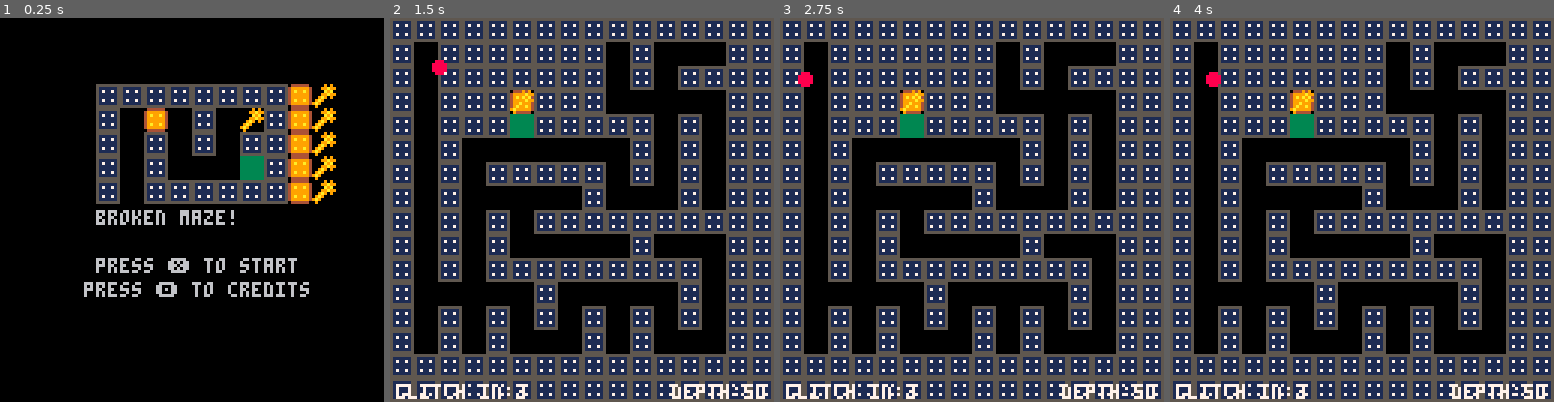
Above: before the commit, frames 1-4 (left to right).
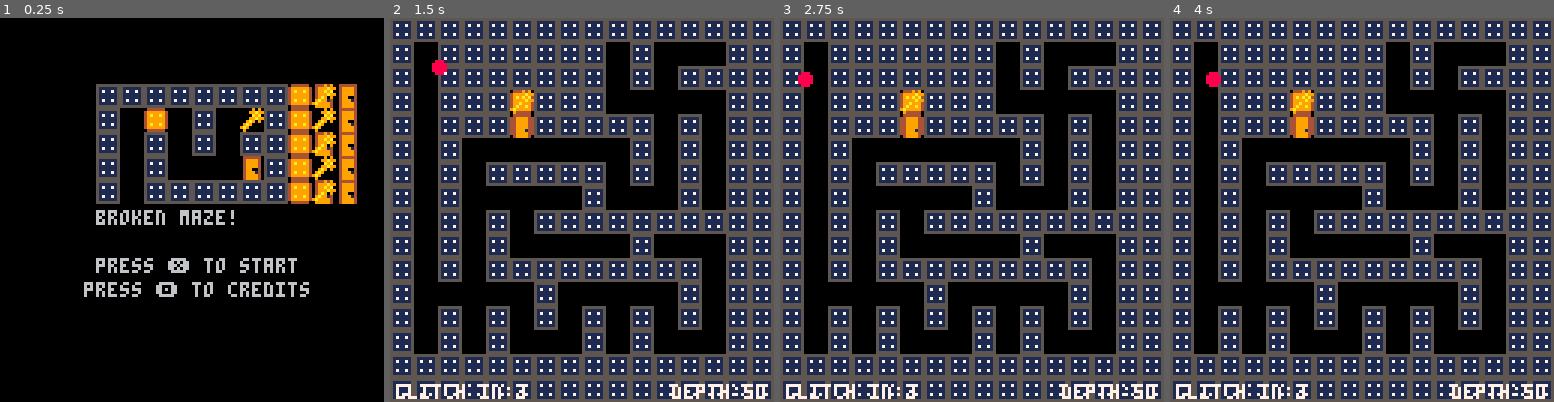
Above: after the commit, the same moments.

Repository: getJv/novice_summer_jam
Game: PICO-8 cartridge s_broken.p8
Same seed, same stepped clock (60 frames per second), same inputs: the game is played once before the commit and once after it.
Inputs:
- Up to frame 1 (0.25 s): no input
- Up to frame 2 (1.5 s): tap O (Z key) at 0.33, 0.7, 1.43 s; tap X (X key) at 1.07 s
- Up to frame 3 (2.75 s): hold Left 1.97-2.37 s; tap X (X key) at 2.07, 2.4, 2.73 s; tap O (Z key) at 2.22 s; hold Down from 2.42 s (still down)
- Up to frame 4 (4 s): release Down at 2.82 s; hold Right 2.87-3.53 s; tap X (X key) at 3.07, 3.4, 3.73 s; tap O (Z key) at 3.1, 3.98 s; hold Up from 3.58 s (still down)

The runs differ from the first frame. In frame 1, 2.2% of the frame differs, in the area x 62-93%, y 17-49%; in frame 2, 0.4%; in frame 3, 0.4%; in frame 4, 0.4%.

Commit message:
feat: Add exit sprite

Diff:
--- a/handler_maze.lua
+++ b/handler_maze.lua
@@ -5,8 +5,8 @@
     path = 0,
     wall = 1,
     breakable_wall = 2,
-    key = 3, -- yellow
-    exit = 4 -- green
+    key = 3,
+    exit = 4
 }
 
 -- https://www.integral-domain.org/lwilliams/Applets/algorithms/backtrackingmaze.php
@@ -82,8 +82,9 @@
             elseif maze_template[y][x] == obj_type.key then
                 spr(obj_type.key,screen_x, screen_y, screen_x + cell_size - 1, screen_y + cell_size - 1)
 
-            elseif maze_template[y][x] == obj_type.exit then -- wall condition, im using 3 as green color
-                rectfill(screen_x, screen_y, screen_x + cell_size - 1, screen_y + cell_size - 1, 3)
+            -- exit condition
+            elseif maze_template[y][x] == obj_type.exit then
+                spr(obj_type.exit,screen_x, screen_y, screen_x + cell_size - 1, screen_y + cell_size - 1)
 
                 -- path condition, im using 0 as black color
             else
--- a/s_broken.p8
+++ b/s_broken.p8
@@ -13,14 +13,14 @@
 
 
 __gfx__
-00000000555555550444444000009090000000000000000000000000000000000000000000000000000000000000000000000000000000000000000000000000
-00000000511111154999999400099a99000000000000000000000000000000000000000000000000000000000000000000000000000000000000000000000000
-007007005171171549a99a940000a9a0000000000000000000000000000000000000000000000000000000000000000000000000000000000000000000000000
-00077000511111154999999400099a99000000000000000000000000000000000000000000000000000000000000000000000000000000000000000000000000
-000770005111111549999994009a9090000000000000000000000000000000000000000000000000000000000000000000000000000000000000000000000000
-007007005171171549a99a9409a90000000000000000000000000000000000000000000000000000000000000000000000000000000000000000000000000000
-0000000051111115499999949a900000000000000000000000000000000000000000000000000000000000000000000000000000000000000000000000000000
-00000000555555550444444009000000000000000000000000000000000000000000000000000000000000000000000000000000000000000000000000000000
+00000000555555550444444000009090044444400000000000000000000000000000000000000000000000000000000000000000000000000000000000000000
+00000000511111154999999400099a99049999400000000000000000000000000000000000000000000000000000000000000000000000000000000000000000
+007007005171171549a99a940000a9a0049999400000000000000000000000000000000000000000000000000000000000000000000000000000000000000000
+00077000511111154999999400099a99049999400000000000000000000000000000000000000000000000000000000000000000000000000000000000000000
+000770005111111549999994009a9090049900400000000000000000000000000000000000000000000000000000000000000000000000000000000000000000
+007007005171171549a99a9409a90000049991400000000000000000000000000000000000000000000000000000000000000000000000000000000000000000
+0000000051111115499999949a900000049999400000000000000000000000000000000000000000000000000000000000000000000000000000000000000000
+00000000555555550444444009000000049999400000000000000000000000000000000000000000000000000000000000000000000000000000000000000000
 
 
 
